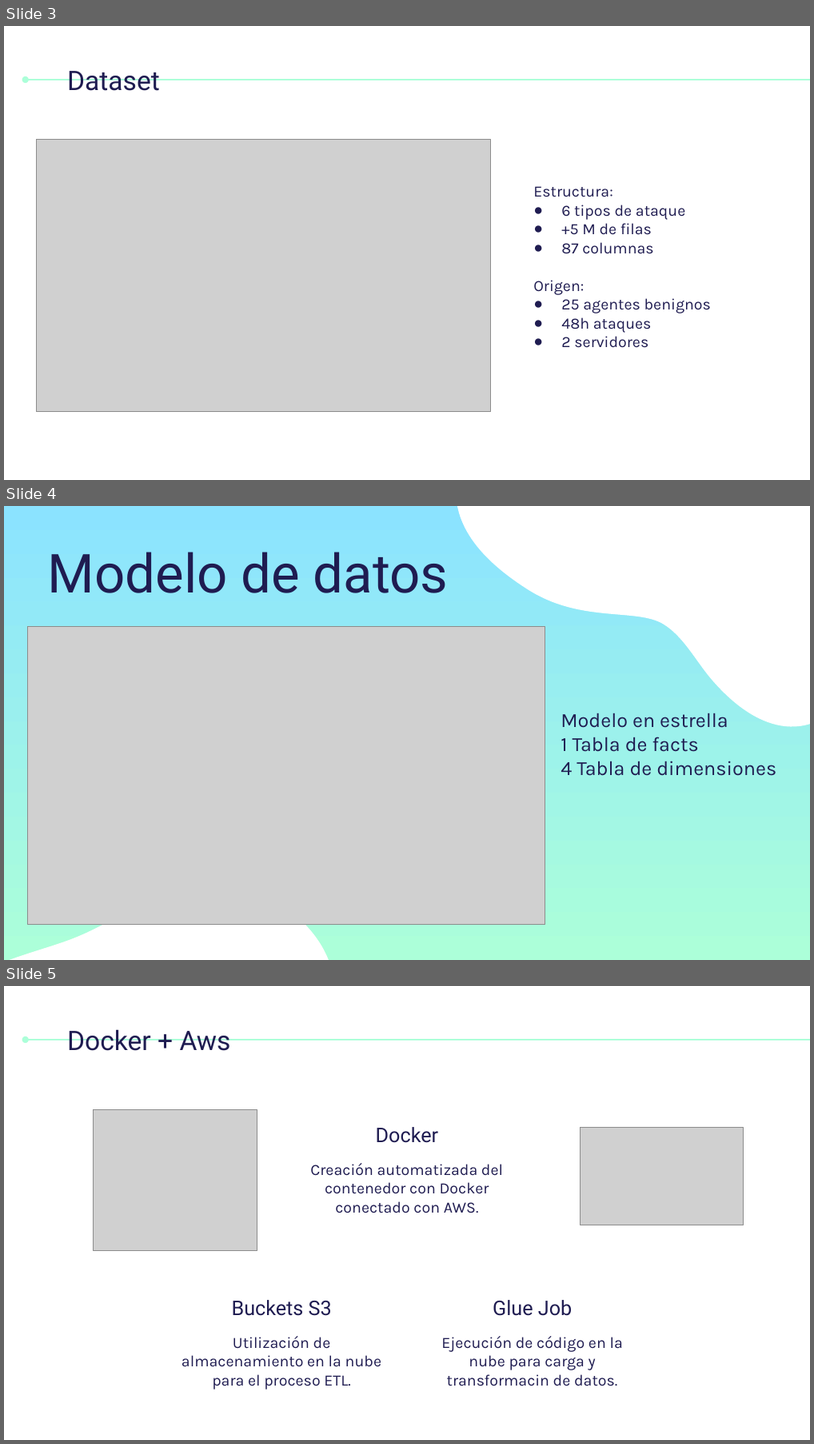
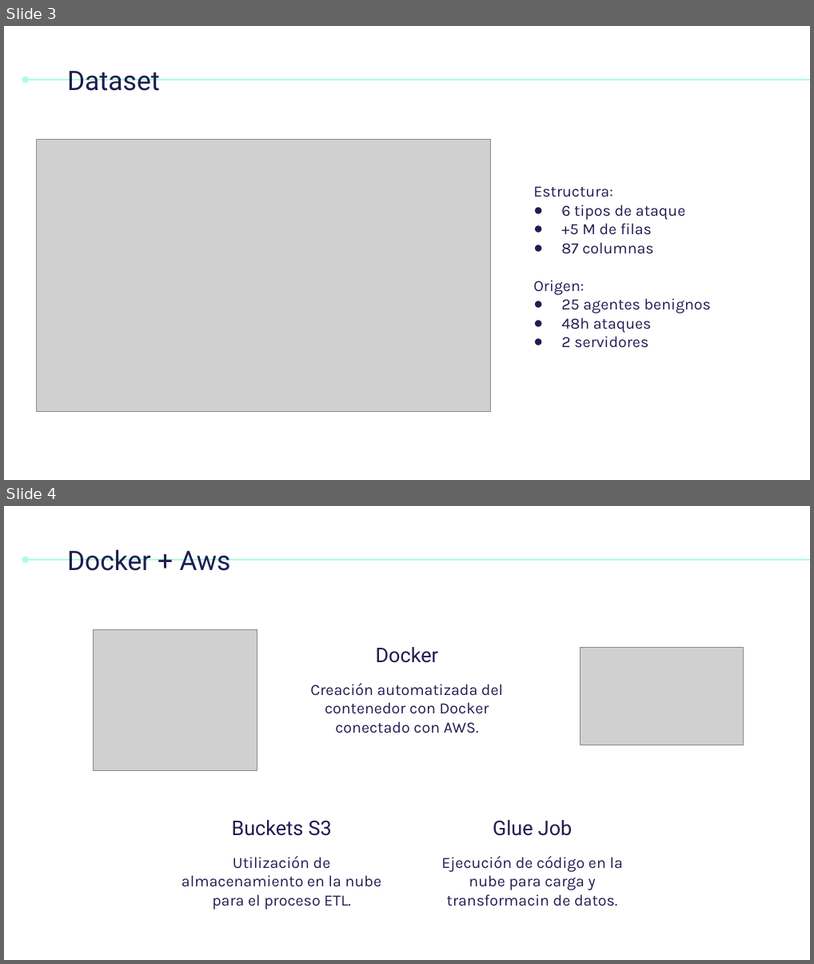
Before and after one commit to AnxoCasal/DDoS-Model-Prediction, a slide deck: Documentación/Presentacion de proyecto.pptx. Shown one above the other, each under a label of ours: slides 3, 4 and 5 before the commit, slides 3 and 4 after it. The pictures are 814x1444 and 814x964 pixels, drawn with LibreOffice and Linux fonts; fonts in the diff are those of the drawing; grey boxes stand for pictures. Boxes give left, top, right and bottom in pixels: in the first picture for what was removed or moved away, otherwise in the second. Text is boxed around its words. In the diff, an @@ line names an element or a change of style, - is before the commit and + after.

```diff
--- a/Documentación/Presentacion de proyecto.pptx
+++ b/Documentación/Presentacion de proyecto.pptx
@@ slide 4 removed at (4, 506, 810, 960), background gradient #8BE3FF to #ACFFD9 @@
@@ freeform shape removed at (407, 506, 810, 765) @@
@@ title removed at (48, 552, 449, 593) @@
-Modelo de datos
@@ picture removed at (27, 626, 545, 924) @@
@@ subtitle removed at (561, 713, 777, 776) @@
-• Modelo en estrella
-• 1 Tabla de facts
-• 4 Tabla de dimensiones
@@ freeform shape removed at (4, 773, 475, 960) @@
@@ what was slide 5 is now slide 4 @@
```
Also in this commit, not shown: 4 slides changed, 9 other files.
